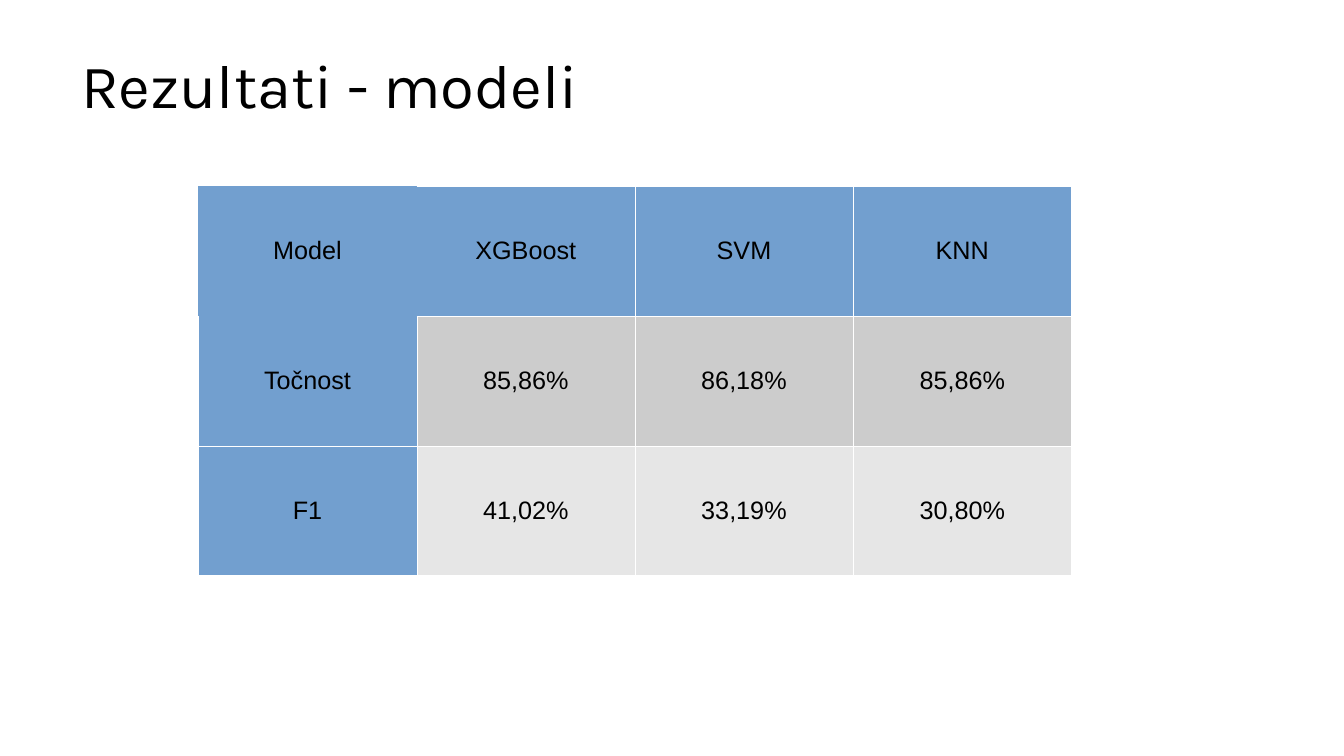
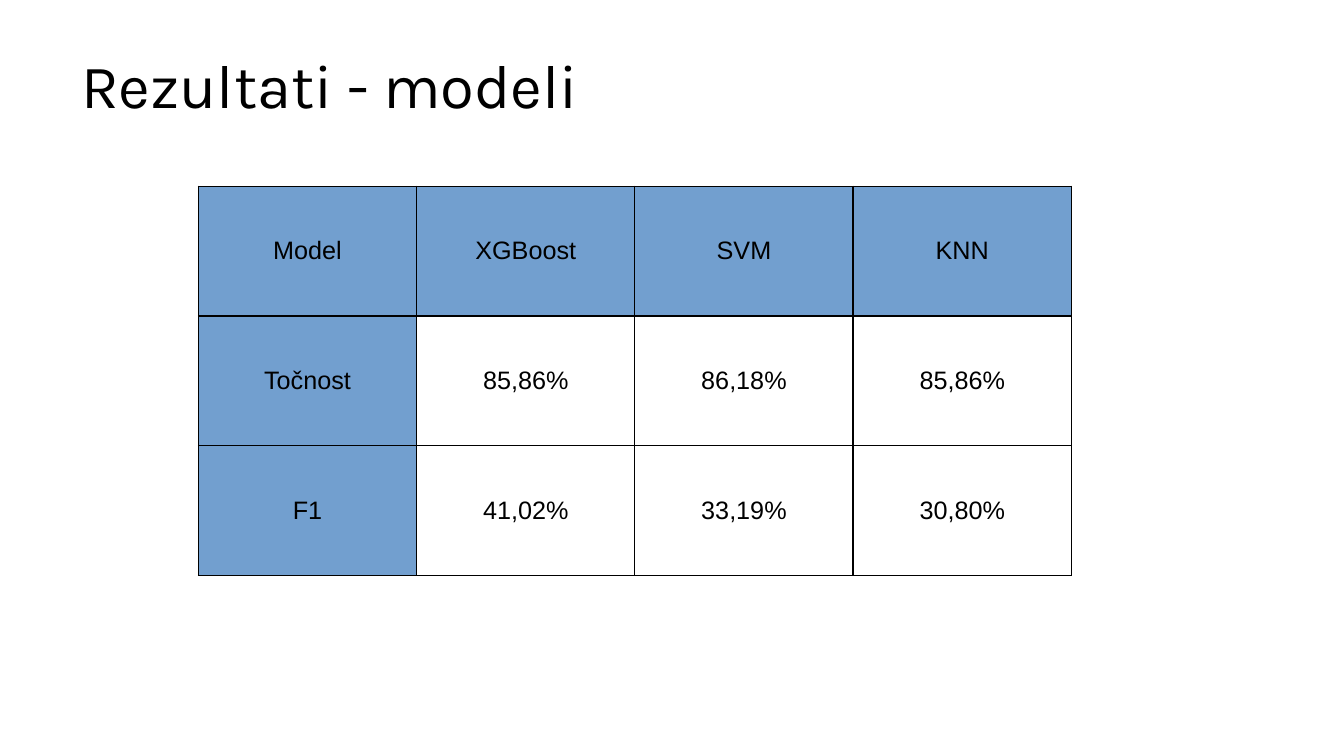
Before and after one commit to Sentimentalci/opjprojekt, a slide deck: slide 10 of SENTIMENTalci.pptx. Drawn at 1344x756 pixels with LibreOffice and Linux fonts; fonts in the diff are those of the drawing. Boxes give left, top, right and bottom in pixels: in the first picture for what was removed or moved away, otherwise in the second. Text is boxed around its words. In the diff, an @@ line names an element or a change of style, - is before the commit and + after.

```diff
--- a/SENTIMENTalci.pptx
+++ b/SENTIMENTalci.pptx
@@ table at (x1=199, y1=187, x2=1072, y2=576) @@
@@ fill #CCCCCC to #FFFFFF in 3 cells @@
@@ fill #E6E6E6 to #FFFFFF in 3 cells @@
@@ borders changed @@
```
Also in this commit, not shown: 4 other slides changed, 1 slide added, 3 other files.
